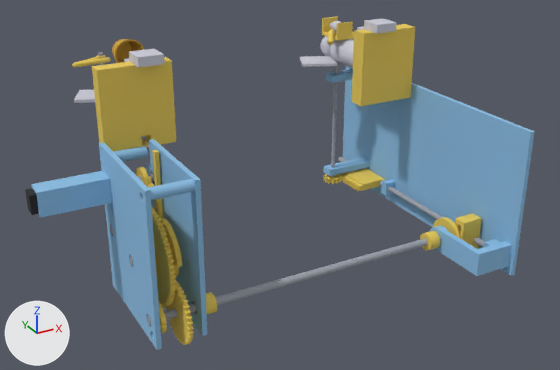
Before and after pictures for a commit that changed the COLLADA model export/sketchup/e1_angels.dae.
Both versions are drawn from a 50 mm lens placed at (-0.234, -0.428, 0.141), pointed at (-0.01, -0.021, -0.063). The lights are fixed; the arrows at lower left show +X, +Y and +Z. The picture after the commit comes second. Vertices at exactly the same position are counted once.

Names of what the first picture shows: 'count_wheel_60', 'cross_gear_36', 'cross_shaft', 'figure_glass', 'gearmotor', 'gearmotor_bracket', 'glass_crank_block', 'glass_tower_plate', 'plinth_bell', 'plinth_glass', 'tower_inner_plate', 'tower_outer_plate', 'tower_pillars' and 23 more.
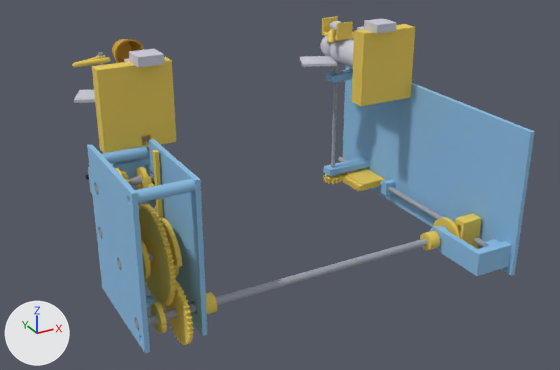
Not visible in the pictures: 'motor_pinion_20'.

The change in detail:
me_tower_outer_plate is used by ob_tower_outer_plate; location (0.0, 0.0, 0.0).
me_tower_outer_plate had 320 vertices, 660 faces and spanned x -0.119..-0.116, y -0.076..0.004, z -0.12..-0.022.
me_tower_outer_plate now has 320 vertices, 660 faces and spans x -0.126..-0.123, y -0.076..0.004, z -0.12..-0.022.
me_tower_outer_plate part 1: the whole mesh is moved by (-0.007, 0.0, 0.0).
me_gearmotor is used by ob_gearmotor; location (0.0, 0.0, 0.0).
me_gearmotor had 60 vertices, 116 faces and spanned x -0.1655..-0.124, y -0.012..-0.002, z -0.052..-0.04.
me_gearmotor now has 60 vertices, 116 faces and spans x -0.1265..-0.083, y 0.008..0.018, z -0.052..-0.04.
me_gearmotor part 2: the whole mesh is rebuilt.
me_gearmotor_bracket is used by ob_gearmotor_bracket; location (0.0, 0.0, 0.0).
me_gearmotor_bracket had 68 vertices, 132 faces and spanned x -0.1615..-0.119, y -0.0138..-0.0002, z -0.0538..-0.0382.
me_gearmotor_bracket now has 58 vertices, 116 faces and spans x -0.126..-0.084, y 0.004..0.019, z -0.0542..-0.0378.
me_gearmotor_bracket part 3: 68 vertices removed from x -0.1615..-0.119, y -0.0138..-0.0002, z -0.0538..-0.0382; 58 vertices added at x -0.126..-0.084, y 0.004..0.019, z -0.0542..-0.0378.
Mesh me_motor_pinion_20 is new.
It has 1092 vertices, 2184 faces and spans x -0.1215..-0.1185, y 0.0021..0.0239, z -0.0569..-0.0351.
It uses material mat_pla (yellow #ebcc59).
Object 'motor_pinion_20' (ob_motor_pinion_20) is new; it shows me_motor_pinion_20.
Its location is (0.0, 0.0, 0.0).

Pixel boxes [x1, y1, x2, y2] of what changed, in the pictures (560 x 370 px):
'tower_outer_plate', moved: before [99, 142, 162, 350]; after [87, 144, 150, 353]
'gearmotor_bracket', reshaped: before [31, 171, 113, 218]; after [88, 150, 150, 193]
'gearmotor', reshaped: before [25, 188, 39, 215]; after [85, 174, 89, 180]
